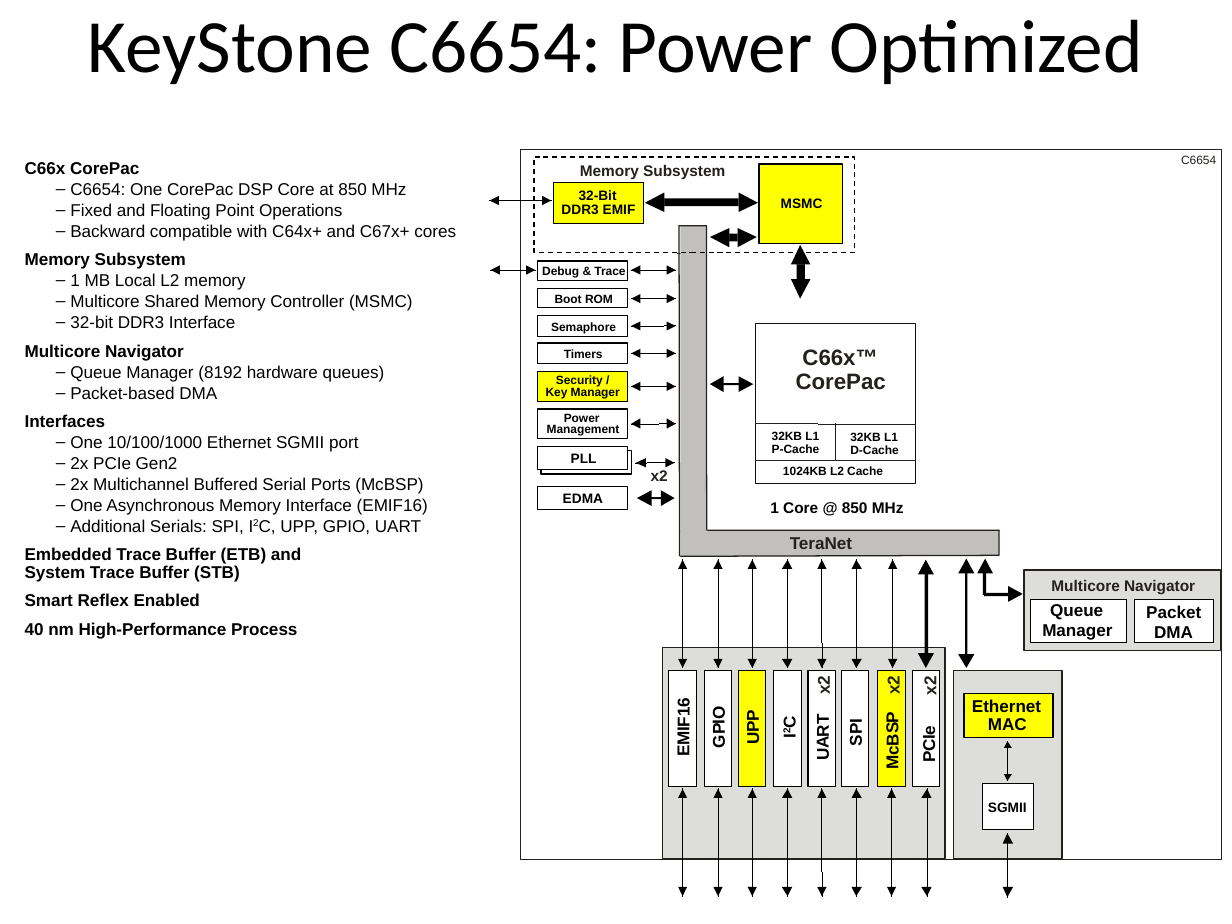
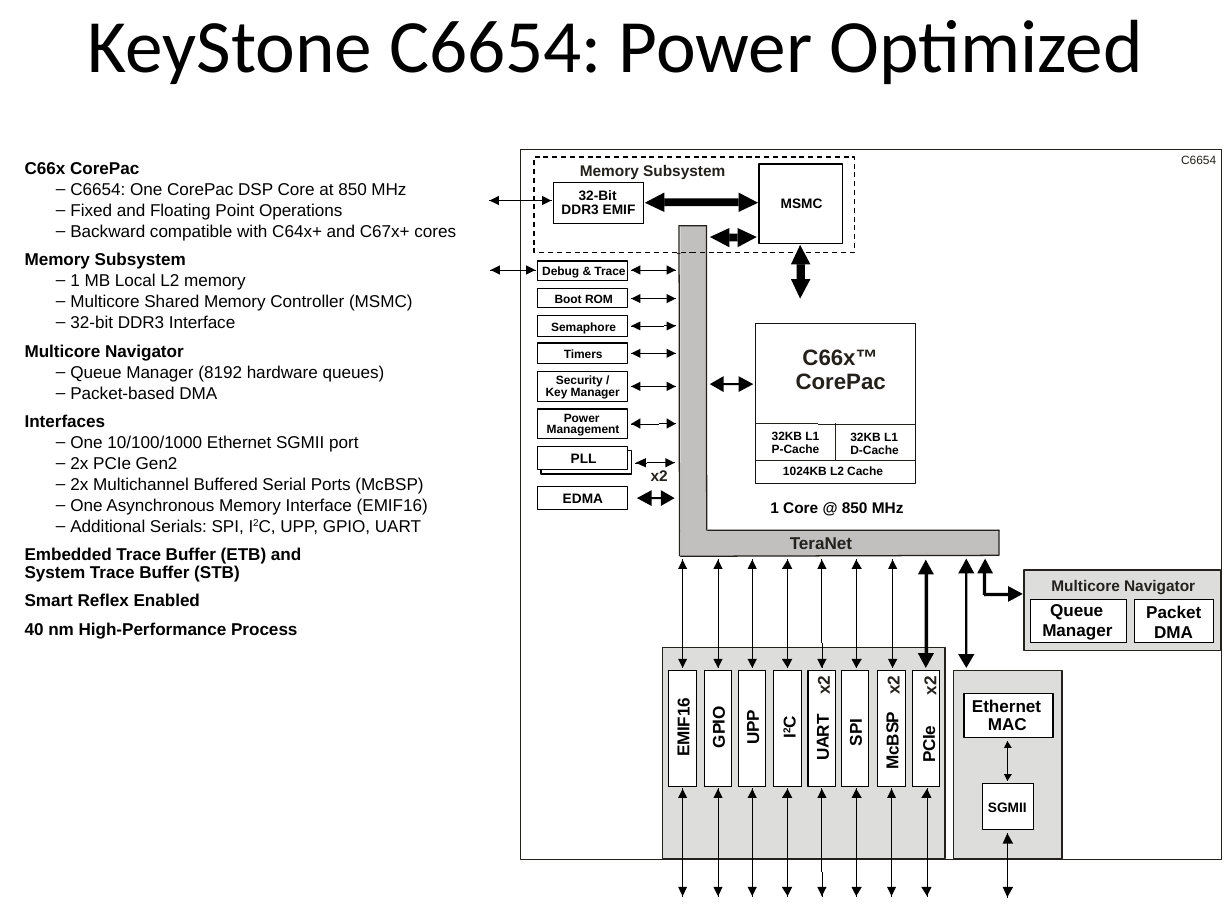
Before and after one commit to hari1989/keystone-workshop, a slide deck: slide 20 of slides/KeyStone Overview.pptx (slide 17 before the commit). Drawn at 1232x924 pixels with LibreOffice and Linux fonts; fonts in the diff are those of the drawing; background and template pictures are left out. Boxes give left, top, right and bottom in pixels: in the first picture for what was removed or moved away, otherwise in the second. Text is boxed around its words. In the diff, an @@ line names an element or a change of style, - is before the commit and + after.

```diff
--- a/slides/KeyStone Overview.pptx
+++ b/slides/KeyStone Overview.pptx
@@ fill #FFFF00 to #FFFFFF in 3 elements at (x1=963, y1=694, x2=1052, y2=738), (x1=739, y1=670, x2=766, y2=786), (x1=537, y1=372, x2=627, y2=402) @@
@@ fill #FFFF00 to none in 3 elements at (x1=759, y1=164, x2=843, y2=244), (x1=553, y1=182, x2=643, y2=223), (x1=878, y1=670, x2=906, y2=786) @@
@@ rectangle added at (x1=878, y1=670, x2=906, y2=786), fill #FFFFFF @@
```
Also in this commit, not shown: 20 other slides changed, 2 slides added, 1 slide removed, 1 other file.
